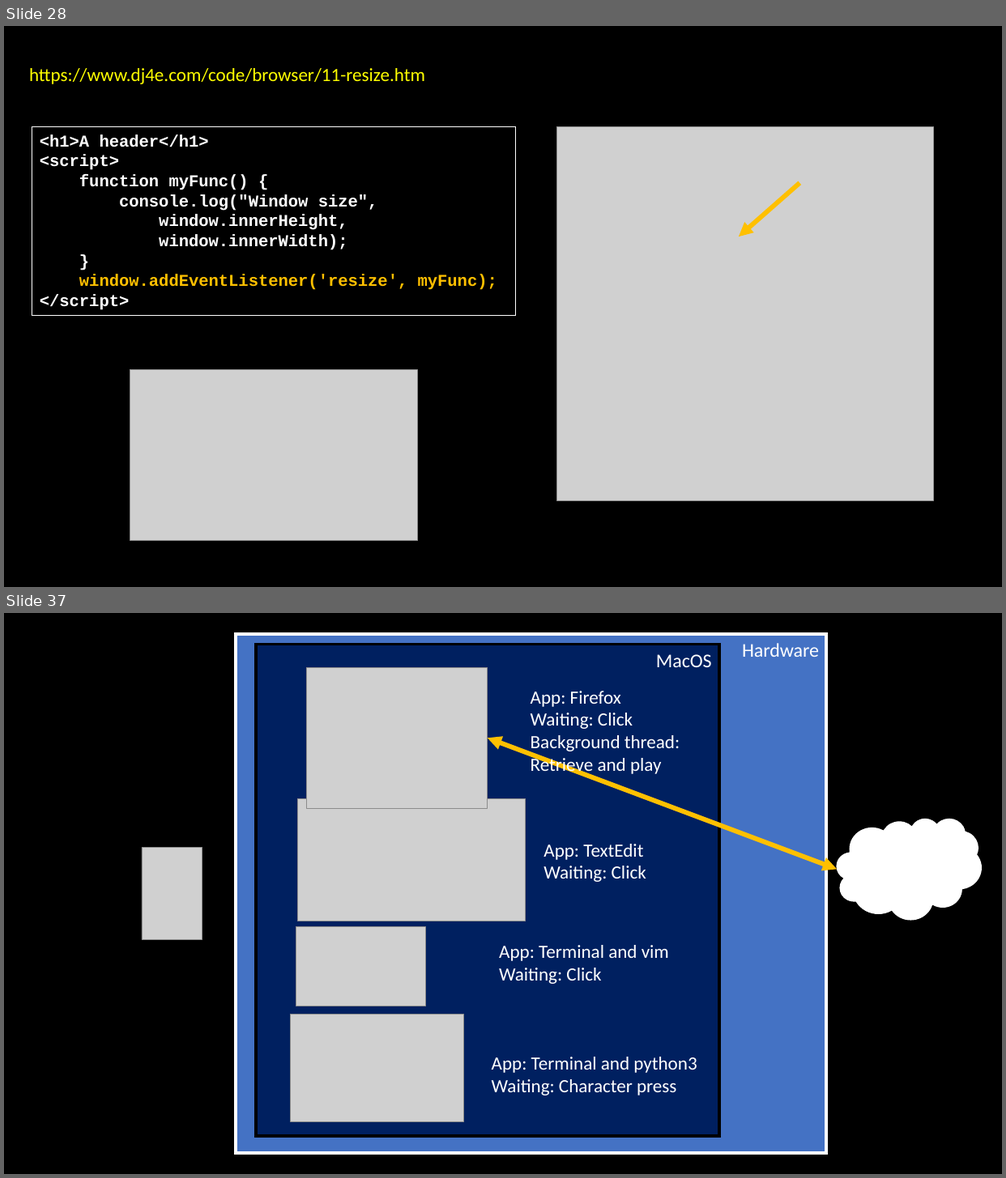
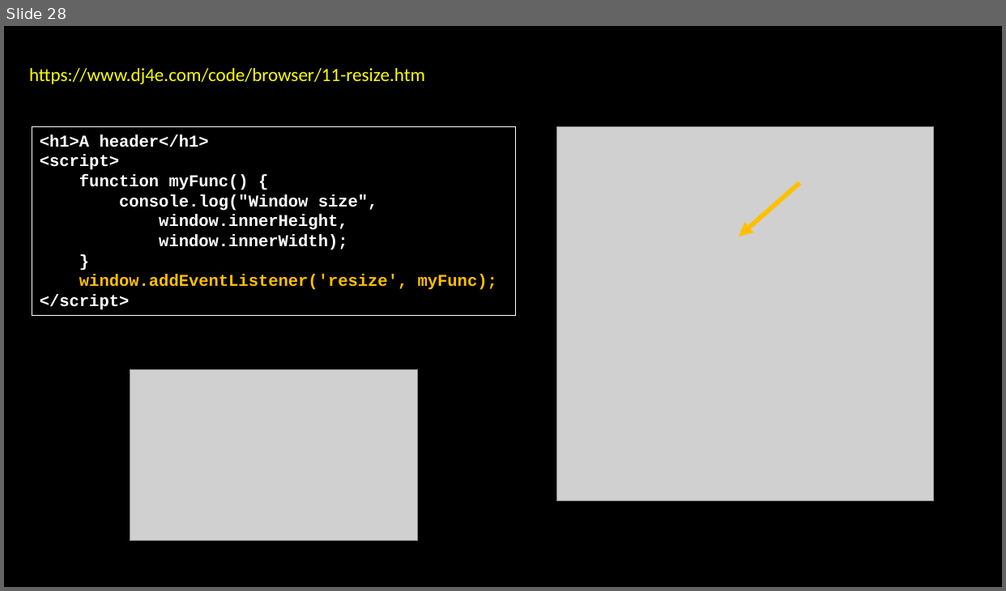
Before and after one commit to csev/dj4e, a slide deck: lectures/JS-03-Browser.pptx. Shown one above the other, each under a label of ours: slides 28 and 37 before the commit, slide 28 after it; the slides between them are not shown. The pictures are 1006x1178 and 1006x591 pixels, drawn with LibreOffice and Linux fonts; fonts in the diff are those of the drawing; grey boxes stand for pictures. Boxes give left, top, right and bottom in pixels: in the first picture for what was removed or moved away, otherwise in the second. Text is boxed around its words. In the diff, an @@ line names an element or a change of style, - is before the commit and + after.

```diff
--- a/lectures/JS-03-Browser.pptx
+++ b/lectures/JS-03-Browser.pptx
@@ slide 37 removed at (x1=4, y1=613, x2=1002, y2=1174), background #000000 @@
@@ rectangle removed at (x1=236, y1=634, x2=826, y2=1153) @@
-Hardware
@@ rectangle removed at (x1=256, y1=645, x2=719, y2=1137) @@
-MacOS
@@ picture removed at (x1=306, y1=667, x2=488, y2=808) @@
@@ text removed at (x1=530, y1=691, x2=680, y2=776) @@
-App: Firefox
-Waiting: Click
-Background thread:
-Retrieve and play
@@ double arrow removed from (488, 738) to (837, 869) @@
@@ picture removed at (x1=297, y1=798, x2=525, y2=921) @@
@@ thought cloud removed at (x1=837, y1=818, x2=982, y2=920) @@
@@ picture removed at (x1=142, y1=848, x2=202, y2=940) @@
@@ text removed at (x1=543, y1=844, x2=646, y2=882) @@
-App: TextEdit
-Waiting: Click
@@ picture removed at (x1=296, y1=926, x2=426, y2=1007) @@
@@ text removed at (x1=499, y1=945, x2=669, y2=984) @@
-App: Terminal and vim
-Waiting: Click
@@ picture removed at (x1=291, y1=1014, x2=463, y2=1122) @@
@@ text removed at (x1=492, y1=1057, x2=697, y2=1096) @@
-App: Terminal and python3
-Waiting: Character press
```
Also in this commit, not shown: 7 slides added, 22 other slides removed, 19 other files.
